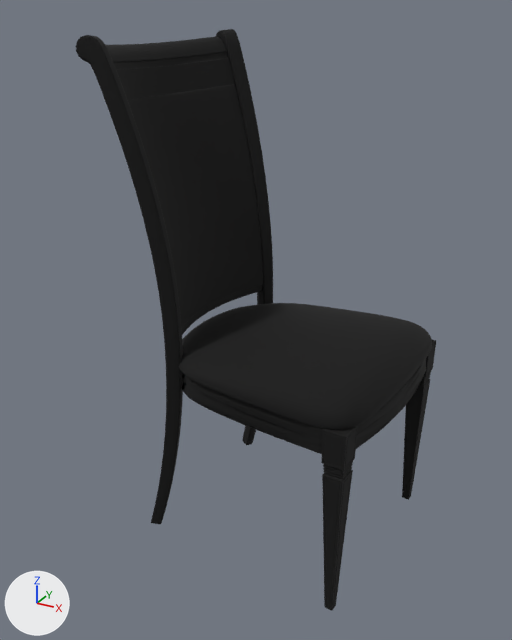
One commit to the FBX model Data/参考模型/SM_Chair.FBX: the scene before it, then after it.
The view is the same before and after, from a camera (50 mm lens) standing at (0.139, -0.264, 0.122) and looking at (-0.004, -0.005, -0.008). The lights are fixed; the arrows at lower left show +X, +Y and +Z. Where no turn or scale is listed for an object, it has been applied to the vertices.

The older version as bpy lines, for what is in view:
```python
ob_box01 = bpy.data.objects.new('Box01', me_mesh_002)
ob_box01.location = (-0.0411, -0.0399, 0.0001)
ob_box02 = bpy.data.objects.new('Box02', me_mesh)
ob_box02.location = (-0.0405, 0.0021, 0.0405)
ob_box04 = bpy.data.objects.new('Box04', me_mesh_001)
ob_box04.location = (-0.036, 0.0452, 0.0002)
ob_box05 = bpy.data.objects.new('Box05', me_mesh_006)
ob_box05.location = (0.0561, -0.0485, -0.0672)
ob_box06 = bpy.data.objects.new('Box06', me_mesh_005)
ob_box06.parent = ob_3d66
ob_box06.location = (157.5, -245.7, -268.8)
ob_box06.rotation_euler = (-3.142, 0.0, 1.51)  # degrees (-180, 0, 87)
ob_box06.scale = (-1.02, -1.02, -1.02)
ob_line01 = bpy.data.objects.new('Line01', me_mesh_004)
ob_line01.location = (-0.0557, 0.0029, 0.0974)
ob_line03 = bpy.data.objects.new('Line03', me_mesh_008)
ob_line03.parent = ob_3d66
ob_line03.location = (-7.734, -60.72, -113.0)
ob_line03.rotation_euler = (-3.142, 0.0, 1.51)  # degrees (-180, 0, 87)
ob_line03.scale = (-1.02, -1.02, -1.02)
ob_plane03 = bpy.data.objects.new('Plane03', me_mesh_007)
ob_plane03.location = (0.0149, -0.0018, -0.0148)
```
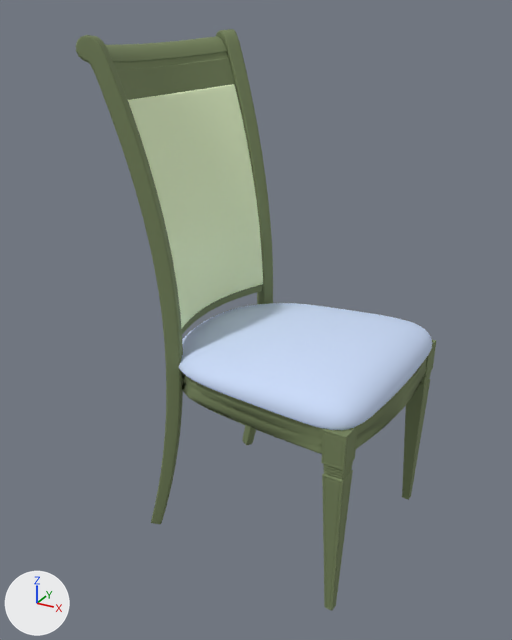
The newer file is also rescaled (x16.0), turned or shifted as a whole; pictures and numbers use the older file's frame.

What differs and where, as boxes [x1, y1, x2, y2] in the pictures (512 x 640 px):
'Plane03', recoloured (black to blue): [179, 303, 432, 430] in both
'Box02', recoloured (black to green): [128, 84, 263, 328] in both
'Box01', recoloured (black to green): [76, 35, 183, 524] in both
'Line01', recoloured (black to green): [105, 36, 235, 100] in both
'Line03', recoloured (black to green): [181, 359, 426, 454] in both
'Box05', recoloured (black to green): [321, 426, 358, 611] in both
'Box04', recoloured (black to green): [216, 29, 273, 445] in both
'Box06', recoloured (black to green): [402, 340, 436, 500] in both

What the commit changed:
Material '03 - Default' (mat_03___default) is new.
Its base color is (0.18, 0.231, 0.106) (green #76845c).
Its roughness is 0.859.
Material '02 - Default' (mat_02___default) is new.
Its base color is (0.792, 0.933, 0.588) (green #e6f7ca).
Its roughness is 0.859.
Material '01 - Default' (mat_01___default) is new.
Its base color is (0.596, 0.714, 0.953) (blue #cbdcfa).
Its roughness is 0.859.
me_mesh_001 has 506 vertices, 1008 faces and spans x -0.02..0.017, y -0.009..0.01, z -0.113..0.113.
me_mesh_001 no longer uses material mat_material__26 (black #000000).
me_mesh_001 now uses material mat_03___default (green #76845c).
me_mesh_006 has 120 vertices, 236 faces and spans x -0.0052..0.0052, y -0.0054..0.0054, z -0.0447..0.0447.
me_mesh_006 no longer uses material mat_material__26 (black #000000).
me_mesh_006 now uses material mat_03___default (green #76845c).
me_mesh_002 has 506 vertices, 1008 faces and spans x -0.02..0.018, y -0.007..0.007, z -0.113..0.113.
me_mesh_002 no longer uses material mat_material__26 (black #000000).
me_mesh_002 now uses material mat_03___default (green #76845c).
me_mesh has 730 vertices, 1456 faces and spans x -0.0164..0.0183, y -0.0408..0.0417, z -0.0482..0.0484.
me_mesh no longer uses material mat_material__25 (black #000000).
me_mesh now uses material mat_02___default (green #e6f7ca).
me_mesh_004 has 806 vertices, 1608 faces and spans x -0.0126..0.0147, y -0.0447..0.0451, z -0.0123..0.0123.
me_mesh_004 no longer uses material mat_material__26 (black #000000).
me_mesh_004 now uses material mat_03___default (green #76845c).
me_mesh_007 has 801 vertices, 1536 faces and spans x -0.0529..0.0534, y -0.0512..0.0475, z -0.0078..0.0078.
me_mesh_007 no longer uses material mat_material__25 (black #000000).
me_mesh_007 now uses material mat_01___default (blue #cbdcfa).
me_mesh_005 has 120 vertices, 236 faces and spans x -19.0..19.0, y -20.0..20.0, z -175.0..175.0.
me_mesh_005 no longer uses material mat_material__26 (black #000000).
me_mesh_005 now uses material mat_03___default (green #76845c).
me_mesh_008 has 695 vertices, 1198 faces and spans x -206.0..206.0, y -192.0..192.0, z -23.0..23.0.
me_mesh_008 no longer uses material mat_material__26 (black #000000).
me_mesh_008 now uses material mat_03___default (green #76845c).
